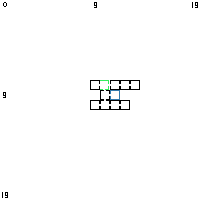
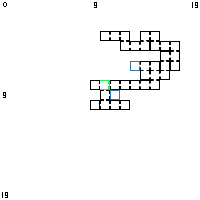
The second w=200, h=200 image is a revision of the first. Changes to its layers:
added layer "Base Square copy #22" above "Base Square copy #21" over [left=100, top=31, right=110, bottom=41]
added layer "Base Square copy #21" above "Base Square copy #20" over [left=110, top=31, right=120, bottom=41]
added layer "Base Square copy #20" above "Base Square copy #19" over [left=120, top=31, right=130, bottom=41]
added layer "Base Square copy #19" above "Base Square copy #18" over [left=120, top=41, right=130, bottom=51]
added layer "Base Square copy #18" above "Base Square copy #17" over [left=130, top=41, right=140, bottom=51]
added layer "Base Square copy #17" above "Base Square copy #16" over [left=140, top=41, right=150, bottom=51]
added layer "Base Square copy #16" above "Base Square copy #15" over [left=140, top=31, right=150, bottom=41]
added layer "Base Square copy #15" above "Base Square copy #14" over [left=150, top=31, right=160, bottom=41]
added layer "Base Square copy #14" above "Base Square copy #13" over [left=150, top=41, right=160, bottom=51]
added layer "Base Square copy #13" above "Base Square copy #12" over [left=160, top=41, right=170, bottom=51]
added layer "Base Square copy #12" above "Base Square copy #11" over [left=170, top=41, right=180, bottom=51]
added layer "Base Square copy #11" above "Base Square copy #10" over [left=170, top=61, right=180, bottom=71]
added layer "Base Square copy #10" above "Base Square copy #9" over [left=170, top=51, right=180, bottom=61]
added layer "Base Square copy #9" above "Base Square copy #8" over [left=160, top=51, right=170, bottom=61]
added layer "Base Square copy #8" above "Save Points copy" over [left=160, top=61, right=170, bottom=71]
painted on "Rectangle 1 copy 10" over [left=100, top=80, right=140, bottom=100]
showed "Background", painted on it over [left=99, top=31, right=180, bottom=106]
…and 11 more changes (9 added, 2 mask, 2 painted, 2 visibility)
